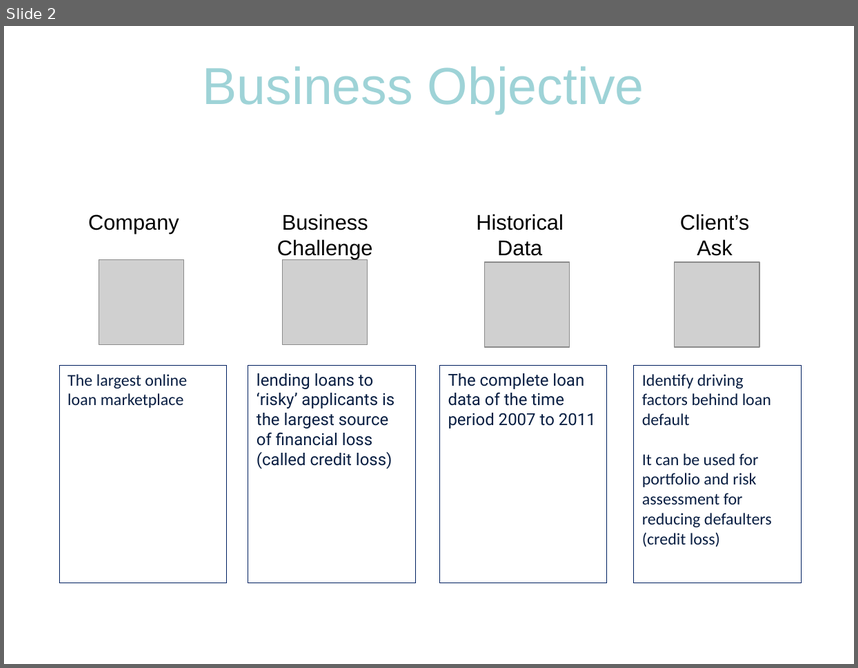
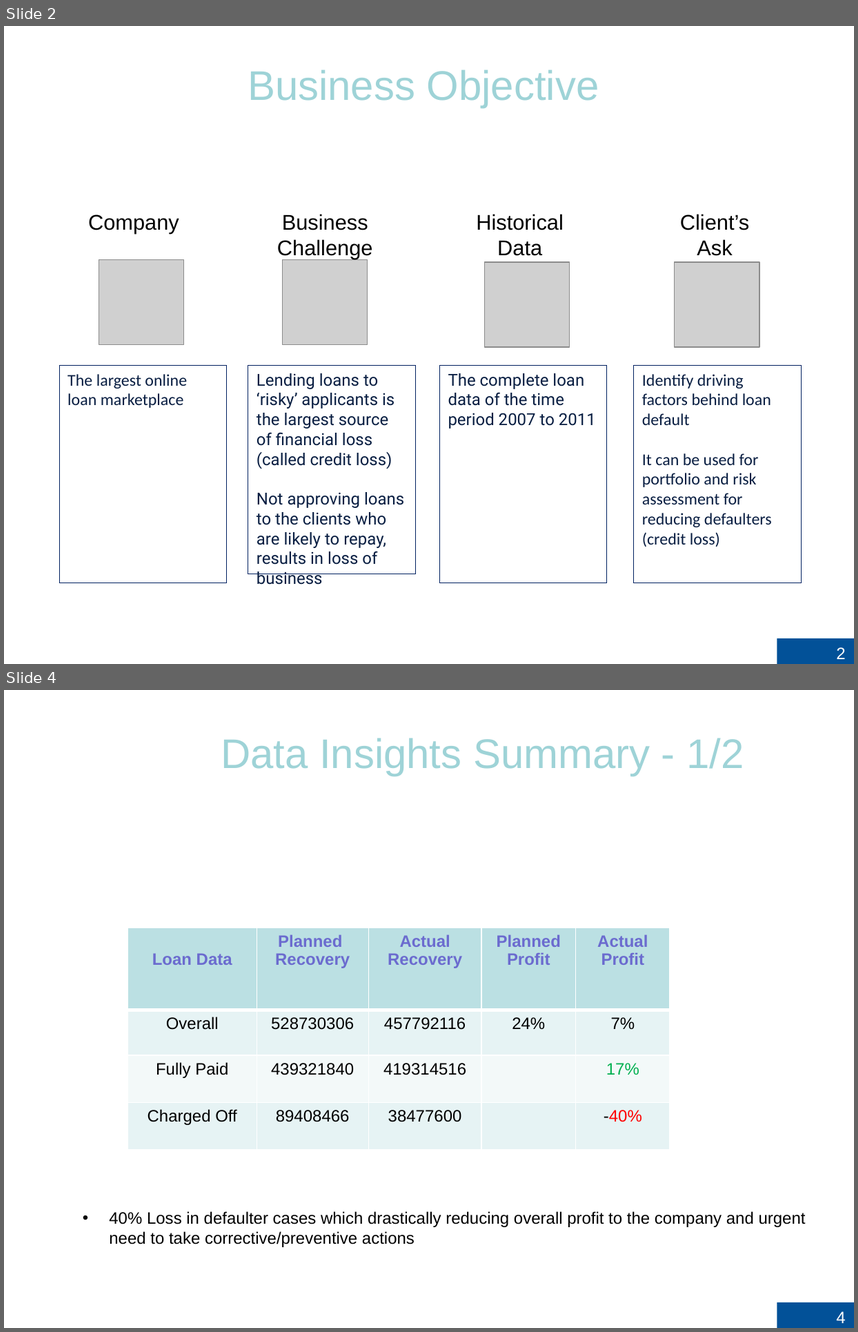
Before and after one commit to RujDha/LendingClub-CaseStudy, a slide deck: LeandingClub-CaseStudy.pptx. Shown one above the other, each under a label of ours: slide 2 before the commit, slides 2 and 4 after it; the slides between them are not shown. The pictures are 858x668 and 858x1332 pixels, drawn with LibreOffice and Linux fonts; fonts in the diff are those of the drawing; grey boxes stand for pictures; background and template pictures are left out. Boxes give left, top, right and bottom in pixels: in the first picture for what was removed or moved away, otherwise in the second. Text is boxed around its words. In the diff, an @@ line names an element or a change of style, - is before the commit and + after.

```diff
--- a/LeandingClub-CaseStudy.pptx
+++ b/LeandingClub-CaseStudy.pptx
@@ slide 4 added at [4, 690, 854, 1328], background picture (left out) @@
@@ title added at [221, 738, 744, 776], 35 pt, text #9ED3D7 @@
+Data Insights Summary - 1/2
@@ table added at [128, 927, 671, 1149], 4 rows, 5 columns @@
+Loan Data | Planned / Recovery | Actual Recovery | Planned Profit | Actual Profit
+Overall | 528730306 | 457792116 | 24% | 7%
+Fully Paid | 439321840 | 419314516 |  | 17%
+Charged Off | 89408466 | 38477600 |  | -40%
@@ text added at [147, 952, 550, 1224], 25 pt, text #FFFFFF @@
+Top View on Profit & Loss
@@ text added at [109, 1211, 806, 1247], 14 pt, text #000000 @@
+• 40% Loss in defaulter cases which drastically reducing overall profit to the company and urgent need to take corrective/preventive actions
@@ page number added at [777, 1302, 854, 1328], fill #025198, 14 pt, text #FFFFFF @@
+4
@@ slide 2 changed as well @@
@@ title "Business Objective" at [248, 70, 599, 107]: size 44 to 35 pt @@
@@ rectangle "Lending loans to ‘risky’ applicants ...": place and size @@
-rectangle "Lending loans to ‘risky’ applicants ..." at [248, 365, 415, 583]
+rectangle "Lending loans to ‘risky’ applicants ..." at [248, 365, 415, 575]
@@ text in rectangle at [257, 373, 404, 584]: text changed @@
-lending loans to ‘risky’ applicants is the largest source of financial loss (called credit loss)
+Lending loans to ‘risky’ applicants is the largest source of financial loss (called credit loss)
+Not approving loans to the clients who are likely to repay, results in loss of business
@@ page number added at [777, 638, 854, 664], fill #025198, 14 pt, text #FFFFFF @@
+2
```
Also in this commit, not shown: 8 other slides changed, 6 other slides added, 3 slides removed.
